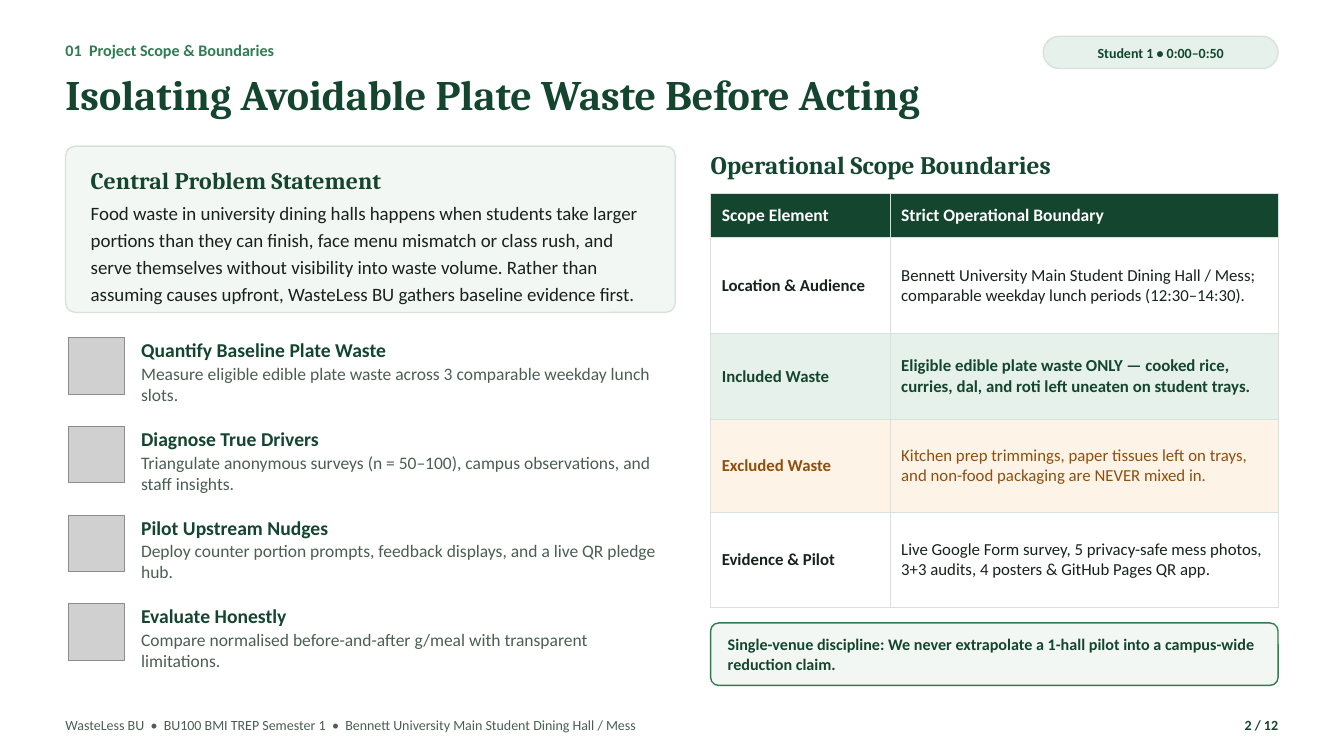
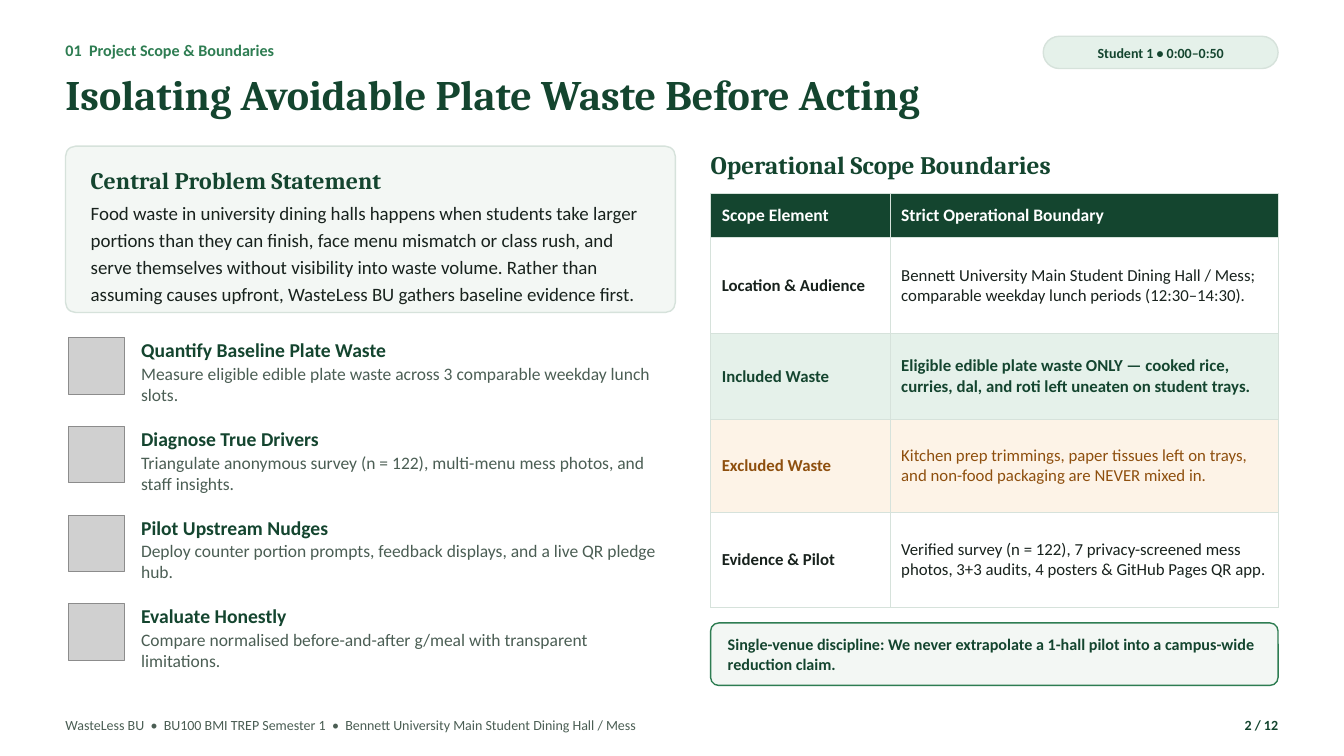
Before and after one commit to PRIYANSHVERMA-droid/wasteless-bu, a slide deck: slide 2 of WasteLess_BU_Pitch_Deck.pptx. Drawn at 1344x756 pixels with LibreOffice and Linux fonts; fonts in the diff are those of the drawing; grey boxes stand for pictures. Boxes give left, top, right and bottom in pixels: in the first picture for what was removed or moved away, otherwise in the second. Text is boxed around its words. In the diff, an @@ line names an element or a change of style, - is before the commit and + after.

Commit message:
Add wide Bennett dining hall overview (privacy-blurred) and Rajma-Chawal Day 2 tray photos across website, DOCX, and PPTX

```diff
--- a/WasteLess_BU_Pitch_Deck.pptx
+++ b/WasteLess_BU_Pitch_Deck.pptx
@@ table at box(711, 194, 1278, 582) @@
-row 5, column 2: Live Google Form survey, 5 privacy-safe mess photos, 3+3 audits, 4 posters & GitHub Pages QR app.
+row 5, column 2: Verified survey (n = 122), 7 privacy-screened mess photos, 3+3 audits, 4 posters & GitHub Pages QR app.
@@ text at box(141, 456, 644, 493): text changed @@
-Triangulate anonymous surveys (n = 50–100), campus observations, and staff insights.
+Triangulate anonymous survey (n = 122), multi-menu mess photos, and staff insights.
```
Also in this commit, not shown: 6 other slides changed, 6 other files.
